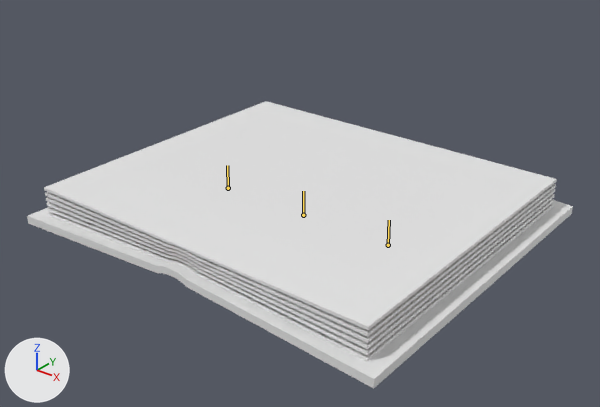
A saved change to the Blender file TheOvercoat/Assets/Models(blend)/Other/bigBook.blend.
The view is the same before and after, from a camera (50 mm lens) standing at (17.6, -22.2, 14.2) and looking at (0.5, -0.9, 1.0). Every picture has the same lights, and +X, +Y and +Z are marked at lower left. The bones that bend it are drawn over the model as lines. Materials are left out; every surface is plain grey.
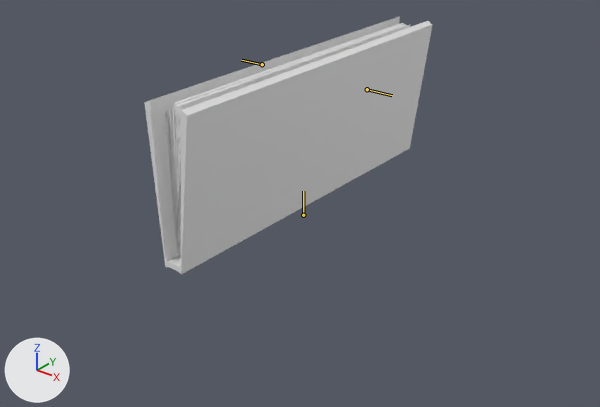
The newer file adds an action. The first version stands in its rest pose; the second is drawn at frame 203 of the action 'Close'.

What differs and where, as boxes (x1, y1, x2, y2) in the pictures (600 x 407 px):
'Cube', posed (47% narrower, 10% shorter)
    before: (27, 101, 573, 389)
    after: (145, 16, 433, 274)
bone 'Bone', root to tip
    before: (228, 188) to (227, 165)
    after: (367, 89) to (392, 95)
bone 'Bone.001', root to tip
    before: (388, 245) to (389, 220)
    after: (262, 64) to (241, 60)

The edits, one by one:
Bone 'Bone' (bone_bone) moves from (0.0, 0.0, 0.0) to (6.57, 5.5, 0.0).
Bone 'Bone' (bone_bone) turns from (0, 0, 0) to (0, 0, -90) degrees about its own x, y and z.
Bone 'Bone.001' (bone_bone_001) moves from (0.0, 0.0, 0.0) to (-5.75, 5.5, 0.0).
Bone 'Bone.001' (bone_bone_001) turns from (0, 0, 0) to (0, 0, 90) degrees about its own x, y and z.
